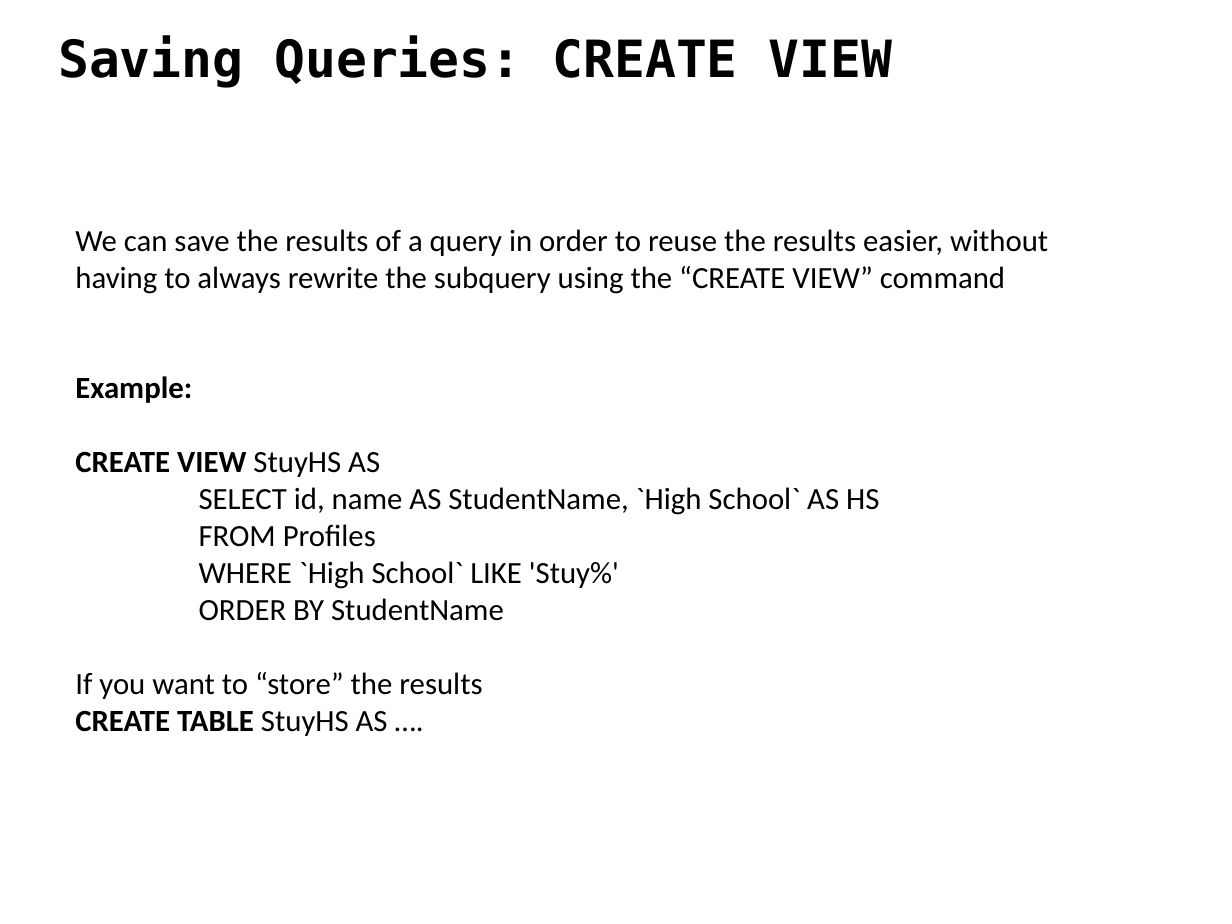
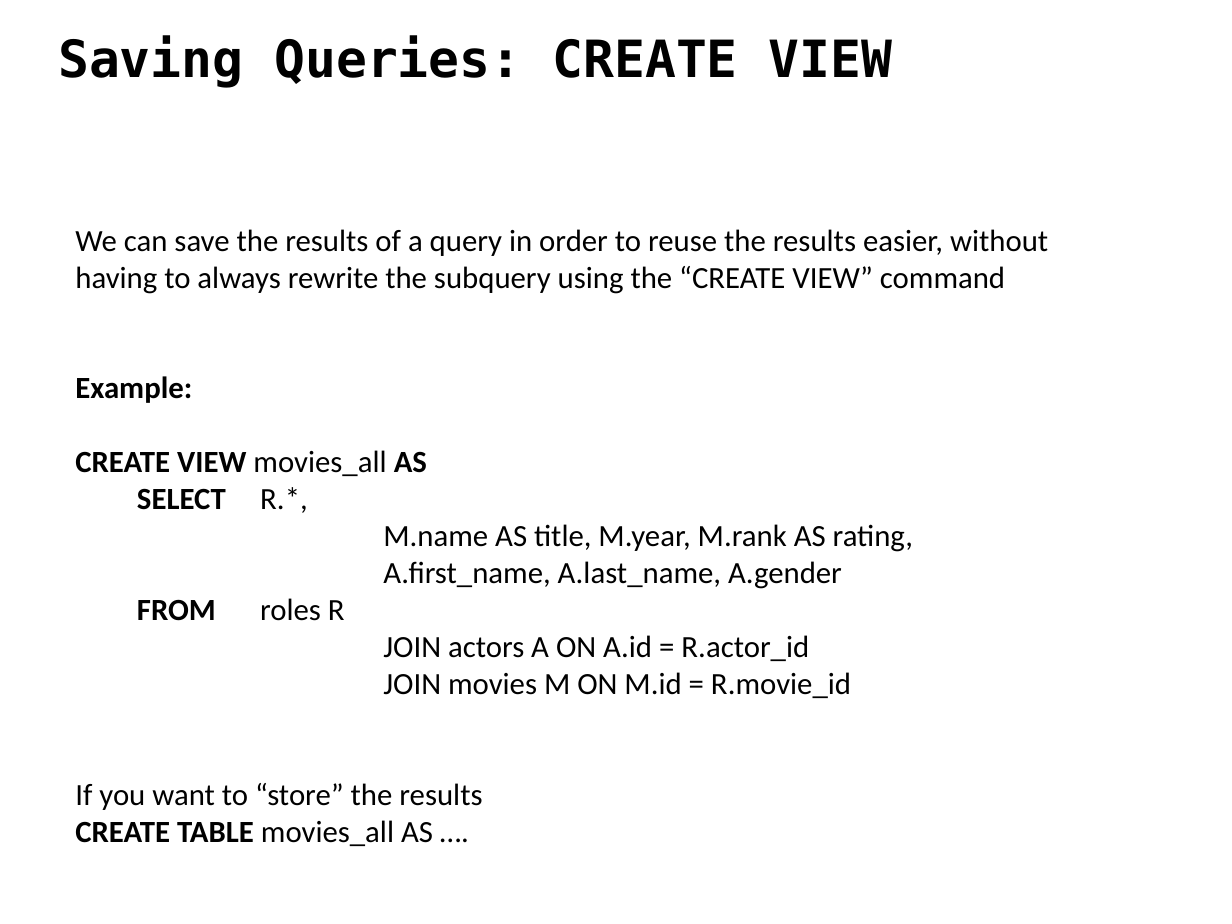
Before and after one commit to ipeirotis/dealing_with_data, a slide deck: slide 60 of 02-SQL/C-SQL.pptx (slide 55 before the commit). Drawn at 1232x924 pixels with LibreOffice and Linux fonts; fonts in the diff are those of the drawing. Boxes give left, top, right and bottom in pixels: in the first picture for what was removed or moved away, otherwise in the second. Text is boxed around its words. In the diff, an @@ line names an element or a change of style, - is before the commit and + after.

```diff
--- a/02-SQL/C-SQL.pptx
+++ b/02-SQL/C-SQL.pptx
@@ text at (75,450,913,698): text changed @@
-CREATE VIEW StuyHS AS
-SELECT id, name AS StudentName, `High School` AS HS
-FROM Profiles
-WHERE `High School` LIKE 'Stuy%'
-ORDER BY StudentName
+CREATE VIEW movies_all AS
+  SELECT R.*,
+  M.name AS title, M.year, M.rank AS rating,
+  A.first_name, A.last_name, A.gender
+  FROM roles R
+  JOIN actors A ON A.id = R.actor_id
+  JOIN movies M ON M.id = R.movie_id
@@ text at (75,820,433,846): text changed; bold off @@
-CREATE TABLE StuyHS AS ….
+CREATE TABLE movies_all AS ….
```
Also in this commit, not shown: 2 other slides changed, 9 slides added.
